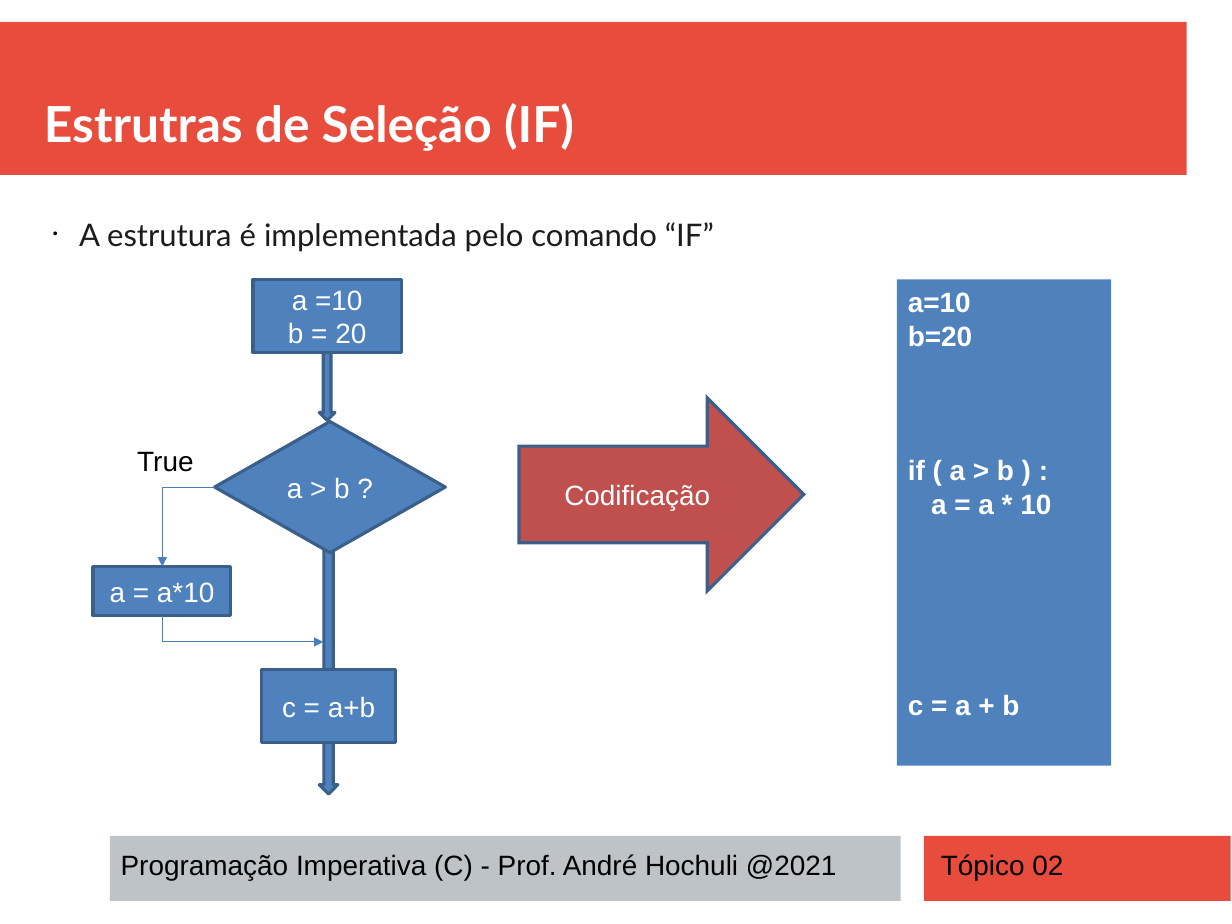
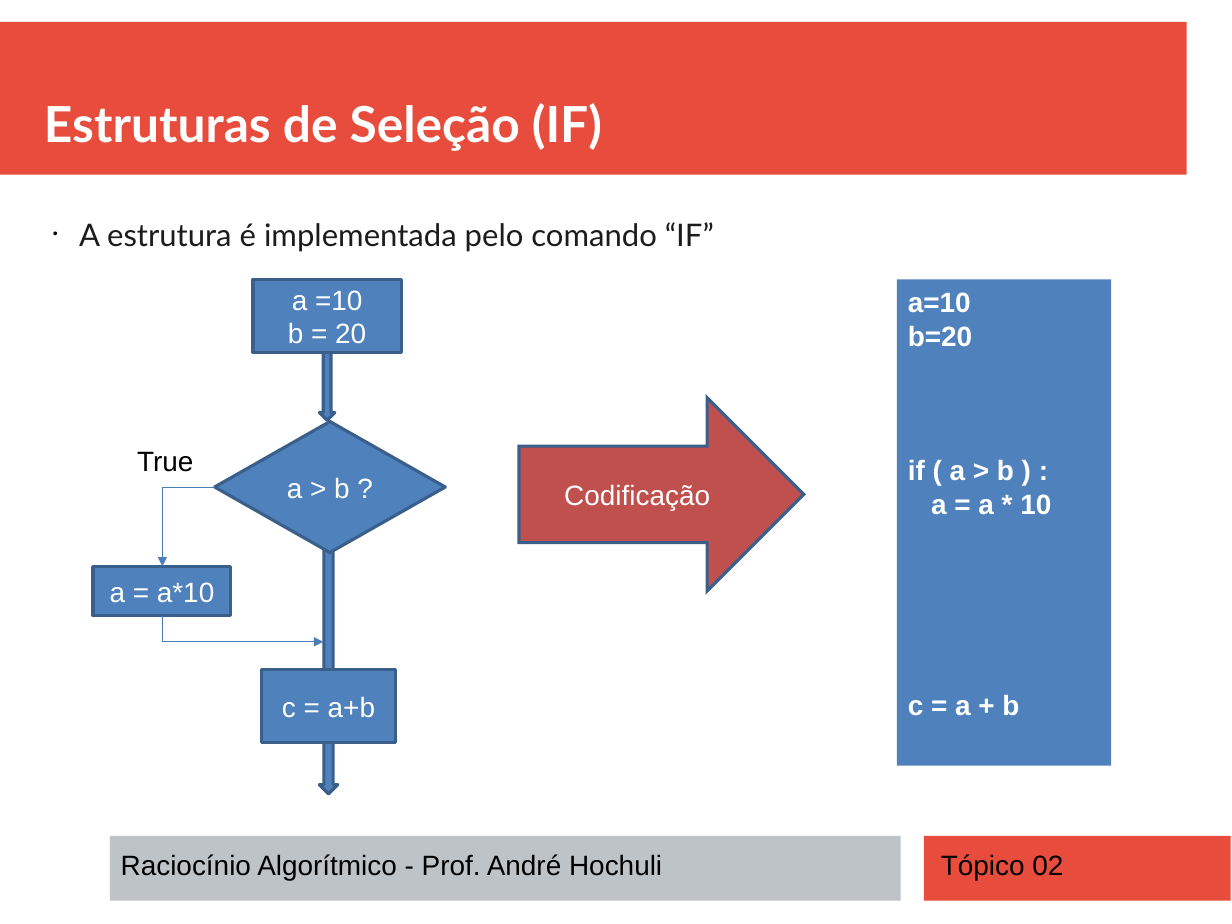
Before and after one commit to andrehochuli/teaching, a slide deck: slide 14 of RaciocinioAlgoritmico/Tópico 02 - Estruturas de Seleção (IF)/Tópico 02 - Estruturas de Seleção (IF).pptx (slide 13 before the commit). Drawn at 1232x924 pixels with LibreOffice and Linux fonts; fonts in the diff are those of the drawing. Boxes give left, top, right and bottom in pixels: in the first picture for what was removed or moved away, otherwise in the second. Text is boxed around its words. In the diff, an @@ line names an element or a change of style, - is before the commit and + after.

```diff
--- a/RaciocinioAlgoritmico/Tópico 02 - Estruturas de Seleção (IF)/Tópico 02 - Estruturas de Seleção (IF).pptx
+++ b/RaciocinioAlgoritmico/Tópico 02 - Estruturas de Seleção (IF)/Tópico 02 - Estruturas de Seleção (IF).pptx
@@ text at [44, 103, 602, 151]: text changed @@
-Estrutras de Seleção (IF)
+Estruturas de Seleção (IF)
@@ text at [121, 854, 662, 880]: text changed @@
-Programação Imperativa (C) - Prof. André Hochuli @2021
+Raciocínio Algorítmico - Prof. André Hochuli
```
Also in this commit, not shown: 6 other slides changed, 1 slide added, 5 other files.
